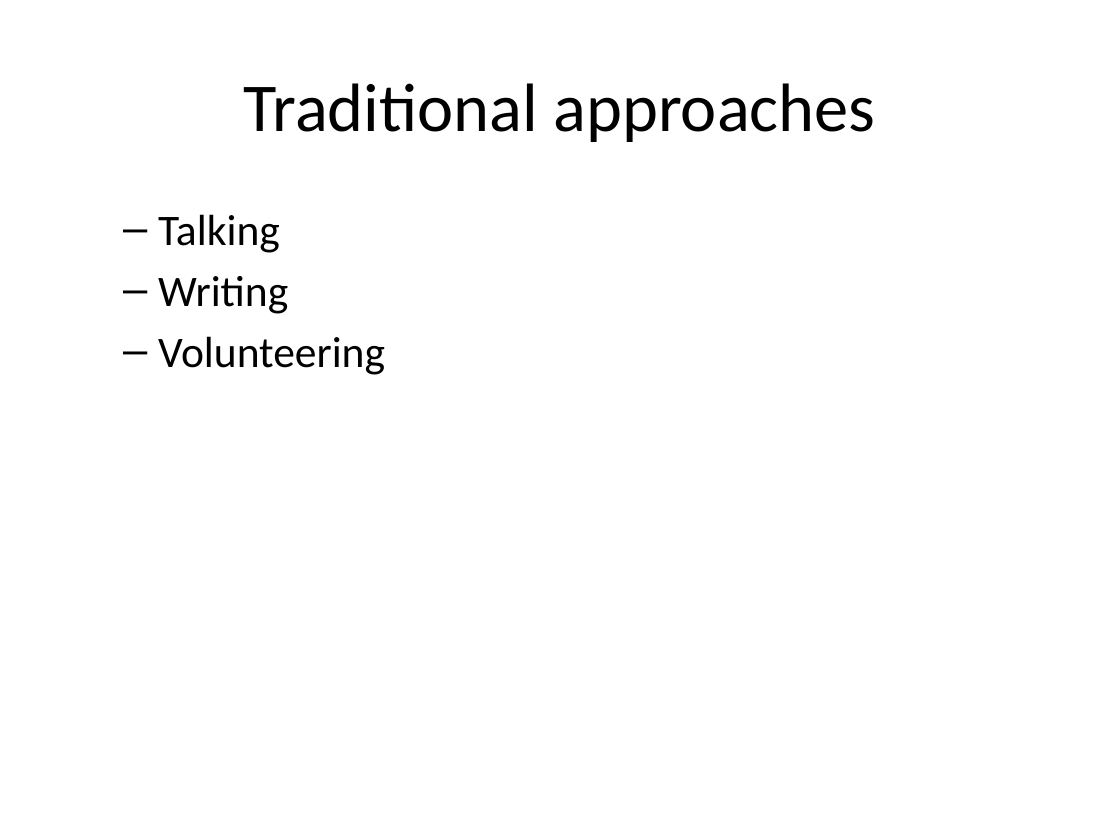
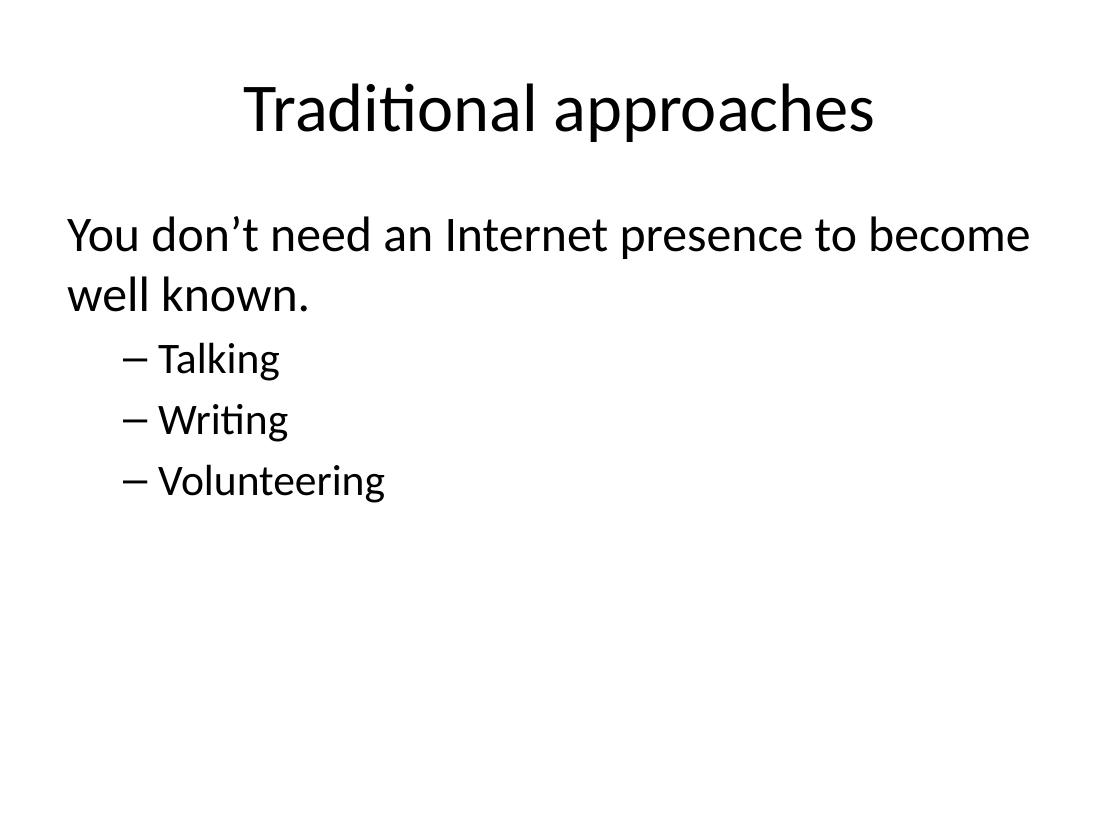
Before and after one commit to pmean/finding-customers, a slide deck: slide 18 of finding-customers.pptx (slide 16 before the commit). Drawn at 1120x840 pixels with LibreOffice and Linux fonts; fonts in the diff are those of the drawing. Boxes give left, top, right and bottom in pixels: in the first picture for what was removed or moved away, otherwise in the second. Text is boxed around its words. In the diff, an @@ line names an element or a change of style, - is before the commit and + after.

```diff
--- a/finding-customers.pptx
+++ b/finding-customers.pptx
@@ text at <box>67,216,1030,312</box>: paragraph added @@
+You don’t need an Internet presence to become well known.
```
Also in this commit, not shown: 8 other slides changed, 9 slides added, 1 other file.
